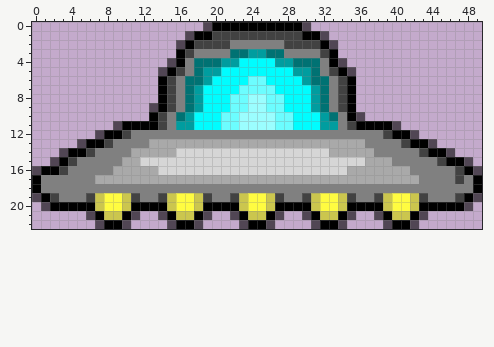
Pixel-art sprite -- core/raw-sprites/invader-3.png. This is how it looked before the edit.
The file is 50x23 pixels.
Now the later version:
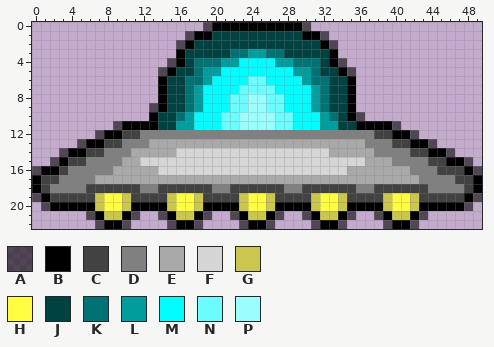
Palette (. is transparent): A #00000096  B #000000  C #424242  D #808080  E #a9a9a9  F #d6d6d6  G #cbc64e  H #fffc41  J #004242  K #007273  L #009d9f  M #00fdff  N #6cfdff  P #9bfeff
The exact change:
@@ x 0..49 @@
  0 ...................ABBBBBBBBBBA...................
- 1 .................ABBCCCCCCCCCCBBA.................
- 2 ................ABCCCCDDDDDDCCCCBA................
- 3 ................BCDDDDKKLLKKDDDDCB................
- 4 ...............ABDKKKLLMMMMLLKKKDBA...............
- 5 ..............ABCDKLLMMMMMMMMLLKDCBA..............
- 6 ..............BCDKKLMMMMNNMMMMLKKDCB..............
- 7 ..............BCDKLMMMMNNNNMMMMLKDCB..............
- 8 ..............BCDKLMMMNNPPNNMMMLKDCB..............
- 9 .............ABCDKLMMMNNPPNNMMMLKDCB..............
-10 .............BCDKLMMMNNPPPPNNMMMLKDBA.............
-11 .........ABBBBCDLLMMMNNPPPPNNMMMLLDCBBBBA.........
-12 .......ABBCDDDDDDDDDDDDDDDDDDDDDDDDDDDDCBBA.......
-13 .....ABBCDDDDEEEEEEEEEEEEEEEEEEEEEEEEDDDDCBBA.....
-14 ...ABBCDDDDEEEEEFFFFFFFFFFFFFFFFFEEEEEDDDDDCBBA...
-15 ..ABCDDDDDEEFFFFFFFFFFFFFFFFFFFFFFFFFEEEDDDDDCBBA.
-16 ABBCDDDDDEEEEEFFFFFFFFFFFFFFFFFFFFFEEEEEEEDDDDDCBA
-17 BDDDDDDEEEEEEEEEEEEEEEEEEEEEEEEEEEEEEEEEEEEDDDDCDB
-18 BDDDDDDDDDDDDDDDDDDDDDDDDDDDDDDDDDDDDDDDDDDDDDDDDB
-19 ABCDDDCGHHGCDDCGHHGCDDCGHHGCDDCGHHGCDDCGHHGCDDDCBA
+ 1 .................ABBJJJJJJJJJJBBA.................
+ 2 ................ABJJJJJJJJJJJJJJBA................
+ 3 ................BJJJJJKKLLKKJJJJJB................
+ 4 ...............ABJKKKLLMMMMLLKKKJBA...............
+ 5 ..............ABJJKLLMMMMMMMMLLKJJBA..............
+ 6 ..............BJJKKLMMMMNNMMMMLKKJJB..............
+ 7 ..............BJJKLMMMMNNNNMMMMLKJJB..............
+ 8 ..............BJJKLMMMNNPPNNMMMLKJJB..............
+ 9 .............ABJJKLMMMNNPPNNMMMLKJJB..............
+10 .............BJJKLMMMNNPPPPNNMMMLKJBA.............
+11 .........ABBBBJJLLMMMNNPPPPNNMMMLLJJBBBBA.........
+12 .......ABBCCDDDDDDDDDDDDDDDDDDDDDDDDDDCCBBA.......
+13 .....ABBCCDDDEEEEEEEEEEEEEEEEEEEEEEEEDDDCCBBA.....
+14 ...ABBCCDDDEEEEEFFFFFFFFFFFFFFFFFEEEEEDDDDCCBBA...
+15 ..ABCCDDDDEEFFFFFFFFFFFFFFFFFFFFFFFFFEEEDDDDCCBBA.
+16 ABBCDDDDDEEEEEFFFFFFFFFFFFFFFFFFFFFEEEEEEEDDDCCCBA
+17 BCCDDDDEEEEEEEEEEEEEEEEEEEEEEEEEEEEEEEEEEEEDDDDCCB
+18 BCDDDDCCCCCCDDCCCCCCDDCCCCCCDDCCCCCCDDCCCCCCDDDDCB
+19 ABCCCCCGHHGCCCCGHHGCCCCGHHGCCCCGHHGCCCCGHHGCCCCCBA
 20 .ABBBBBGHHGBBBBGHHGBBBBGHHGBBBBGHHGBBBBGHHGBBBBBA.
Where, in picture pixels (left, top, right, bottom), the same in both pictures:
changed: (41, 31, 473, 202)
